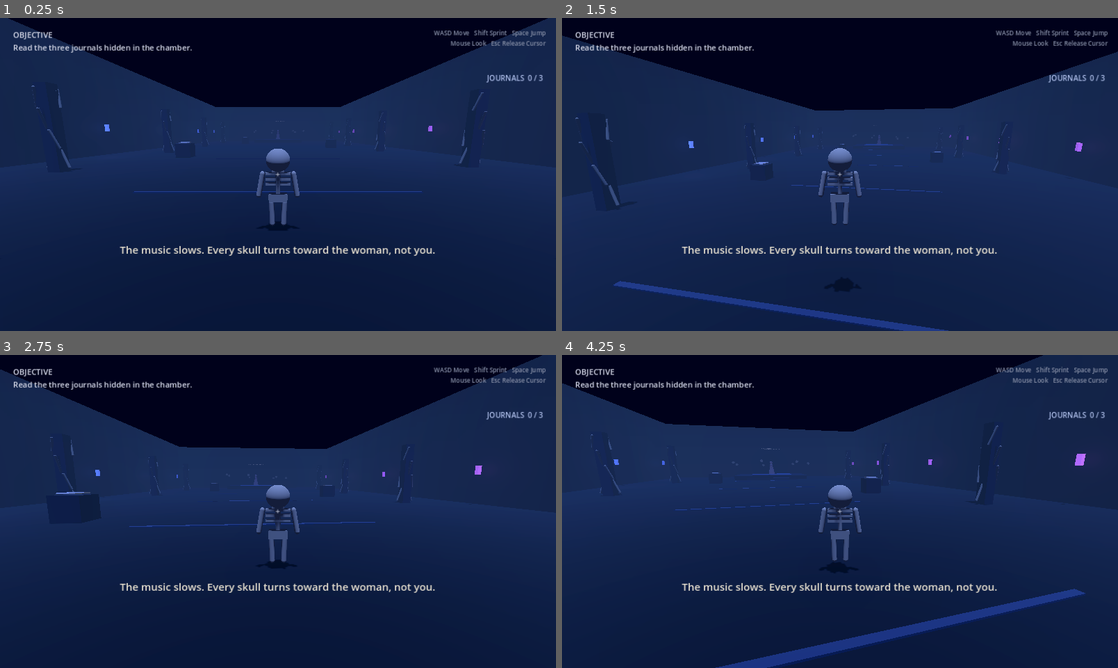
Above: before the commit, frames 1-4 (two rows, left to right).
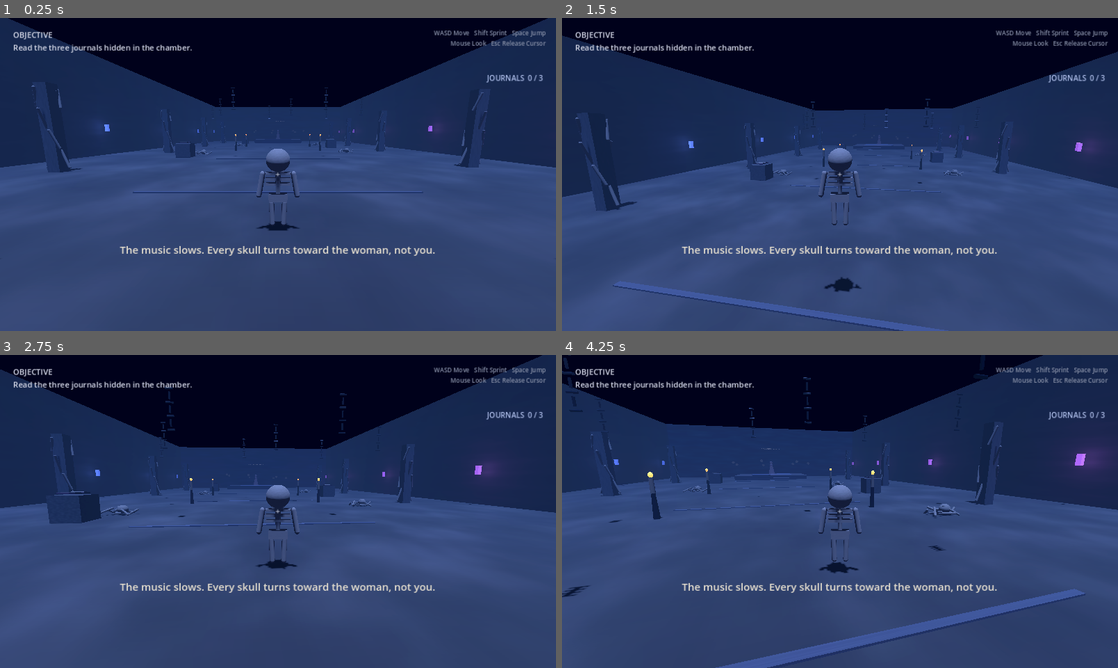
Above: after the commit, the same moments.

Repository: fuzeonspotify/outoftime
Game: Godot game, scene res://scenes/skeleton_chamber.tscn
Two runs of this game, one before a commit and one after it. Both use one fixed random seed, a clock stepped at 60 frames per second and the inputs below. This scene is started directly instead of the project's main scene.
Inputs (mouse positions are in pixels of both pictures, inside the frame that each line leads up to):
- Up to frame 1 (0.25 s): no input
- Up to frame 2 (1.5 s): tap Enter at 0.5 s; move the mouse to (867, 174) at 0.52 s; hold E (interact) 0.53-1.28 s; hold W (move_forward) from 0.53 s (still down); tap Space (jump) at 0.77 s; move the mouse to (812, 174) at 1.27 s; tap Shift (sprint) at 1.35 s
- Up to frame 3 (2.75 s): keep holding W (move_forward); tap Space (jump) at 1.52 s; move the mouse to (289, 505) at 2.02 s; hold E (interact) from 2.03 s (still down)
- Up to frame 4 (4.25 s): keep holding W (move_forward); move the mouse to (834, 517) at 2.77 s; release E (interact) at 2.78 s; tap Shift (sprint) at 2.85 s; tap Space (jump) at 3.02, 3.77 s; move the mouse to (878, 514) at 3.52 s; hold E (interact) from 3.53 s (still down)

The runs differ from the first frame. In frame 1, 55% of the frame differs, in the area x 0-100%, y 22-100%; in frame 2, 50%; in frame 3, 53%; in frame 4, 56%, in the area x 0-100%, y 0-100%.
Error in both runs: Invalid assignment of property or key 'volume_linear' with value of type 'float' on a base object of type 'AudioStreamPlayer'. (res://scripts/audio/music_direc…

Commit message:
Enable modeled and textured chamber art pass

Diff:
--- a/scenes/skeleton_chamber.tscn
+++ b/scenes/skeleton_chamber.tscn
@@ -1,6 +1,10 @@
-[gd_scene load_steps=2 format=3]
+[gd_scene load_steps=3 format=3]
 
 [ext_resource type="Script" path="res://scripts/world/skeleton_chamber.gd" id="1_chamber"]
+[ext_resource type="Script" path="res://scripts/world/environment_art_pass.gd" id="2_art"]
 
 [node name="SkeletonChamber" type="Node3D"]
 script = ExtResource("1_chamber")
+
+[node name="EnvironmentArtPass" type="Node" parent="."]
+script = ExtResource("2_art")
